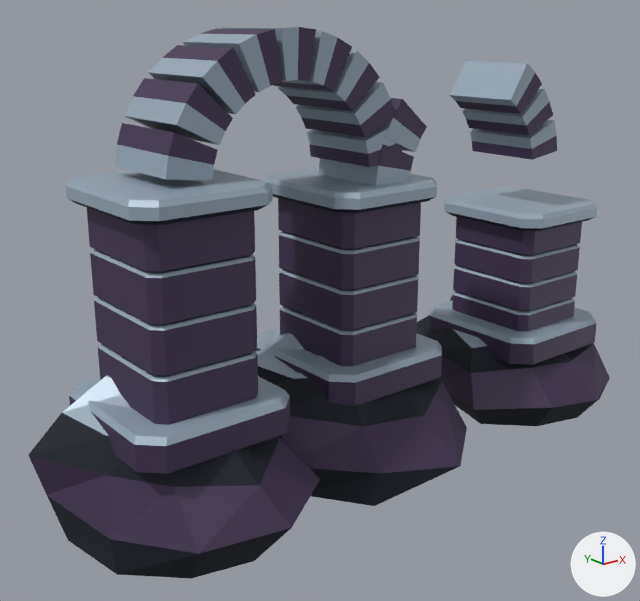
The Blender file assets/models/scenery/sanctuary-broken-span.blend as it was, and as the next commit left it.
Camera for both pictures: a camera (50 mm lens) standing at (-9.54, -9.91, 6.88) and looking at (-0.95, 0.83, 2.58). Arrows for +X, +Y and +Z are at lower right; the lights stay in place. The picture after the commit comes second.

Names of what the first picture shows: 'sanctuary-broken-span'.
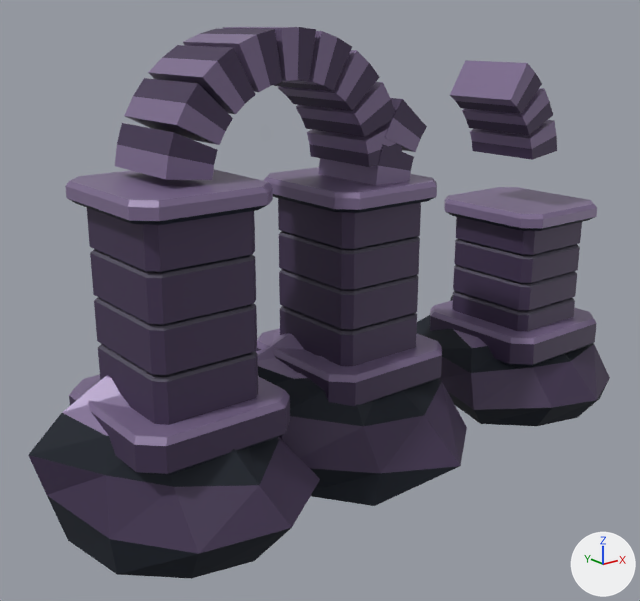
Patch to the scene script:
```diff
--- a/assets/models/scenery/sanctuary-broken-span.blend.py
+++ b/assets/models/scenery/sanctuary-broken-span.blend.py
@@ mat_broken_processional_span_bevel @@
 mat_broken_processional_span_bevel = principled_material('Broken processional span bevel')
-mat_broken_processional_span_bevel.base_color = (0.342, 0.429, 0.515)  # greyish blue #9eafbe
+mat_broken_processional_span_bevel.base_color = (0.223, 0.162, 0.301)  # greyish purple #827095
 mat_broken_processional_span_bevel.metallic = 0.16
@@ mat_processional_slate_scars @@
+mat_processional_slate_scars = principled_material('Processional slate scars')
+mat_processional_slate_scars.base_color = (0.087, 0.078, 0.116)  # greyish purple #534f60
+mat_processional_slate_scars.metallic = 0.07
+mat_processional_slate_scars.roughness = 0.81
@@ me_sanctuary_broken_span @@
 me_sanctuary_broken_span.from_pydata(...)  # 1059 vertices, 874 faces; spans x -5.9..5.58, y -1.83..2.89, z 0.0..6.83
 # used by ob_sanctuary_broken_span; location = (0.0, 0.0, 0.0)
+# me_sanctuary_broken_span part 1: 36 of the faces centred in x -4.77..-3.23, y -0.77..0.99, z 2.67..4.68 switch from mat_broken_processional_span_bevel (greyish blue #9eafbe) to mat_processional_slate_scars (greyish purple #534f60)
+# me_sanctuary_broken_span part 2: 36 of the faces centred in x -1.5..0.04, y -0.5..1.26, z 2.48..4.35 switch from mat_broken_processional_span_bevel (greyish blue #9eafbe) to mat_processional_slate_scars (greyish purple #534f60)
+# me_sanctuary_broken_span part 3: 36 of the faces centred in x 2.41..3.95, y -0.66..1.1, z 2.02..3.56 switch from mat_broken_processional_span_bevel (greyish blue #9eafbe) to mat_processional_slate_scars (greyish purple #534f60)
 me_sanctuary_broken_span.materials.append(mat_broken_processional_span_substructure)
```

What differs and where, as boxes [x1, y1, x2, y2] in the pictures (640 x 601 px):
'sanctuary-broken-span', recoloured (darker): [60, 27, 597, 449] in both
part 1 of me_sanctuary_broken_span, recoloured: [91, 249, 257, 382] in both
part 2 of me_sanctuary_broken_span, recoloured: [279, 231, 420, 335] in both
part 3 of me_sanctuary_broken_span, recoloured (greyish blue to greyish purple): [453, 239, 580, 315] in both
